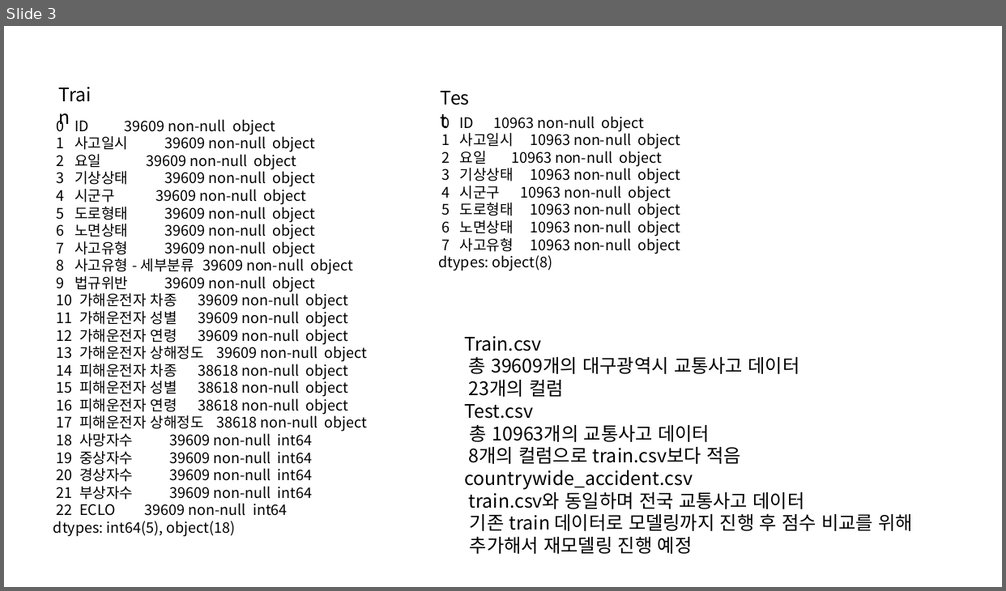
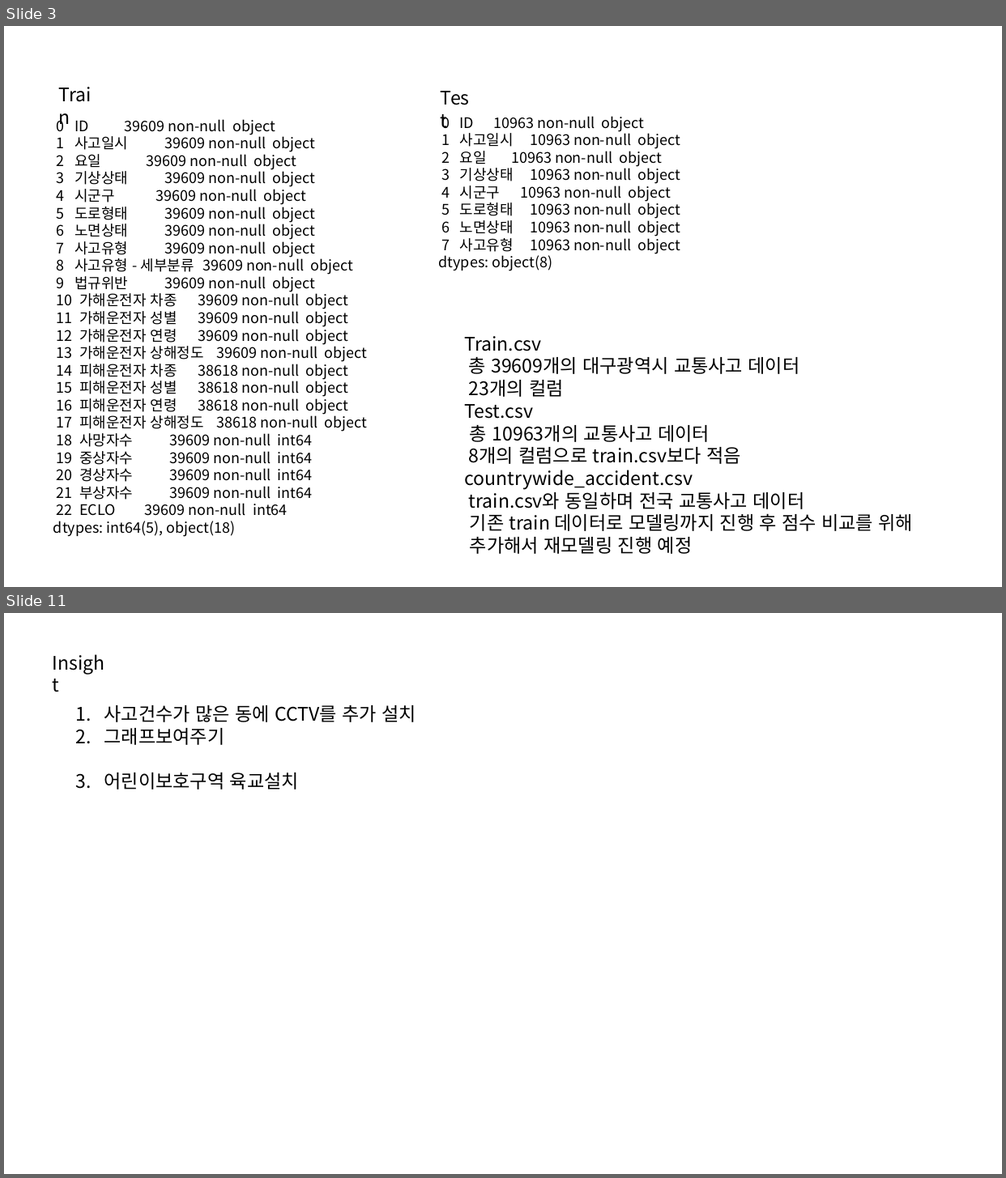
Before and after one commit to vvvjh112/DACON_Practice, a slide deck: Daegu/보고서/대구교통사고 예측.pptx. Shown one above the other, each under a label of ours: slide 3 before the commit, slides 3 and 11 after it; the slides between them are not shown. The pictures are 1006x591 and 1006x1178 pixels, drawn with LibreOffice and Linux fonts; fonts in the diff are those of the drawing. Boxes give left, top, right and bottom in pixels: in the first picture for what was removed or moved away, otherwise in the second. Text is boxed around its words. In the diff, an @@ line names an element or a change of style, - is before the commit and + after.

```diff
--- a/Daegu/보고서/대구교통사고 예측.pptx
+++ b/Daegu/보고서/대구교통사고 예측.pptx
@@ slide 11 added at <box>4,613,1002,1174</box>, background #FFFFFF @@
@@ text added at <box>45,648,117,677</box>, 18 pt, text #000000 @@
+Insight
@@ text added at <box>104,705,416,790</box>, 18 pt, text #000000 @@
+1. 사고건수가 많은 동에 CCTV를 추가 설치
+2. 그래프보여주기
+3. 어린이보호구역 육교설치
```
Also in this commit, not shown: 2 slides changed, 5 other slides added, 2 other files.
